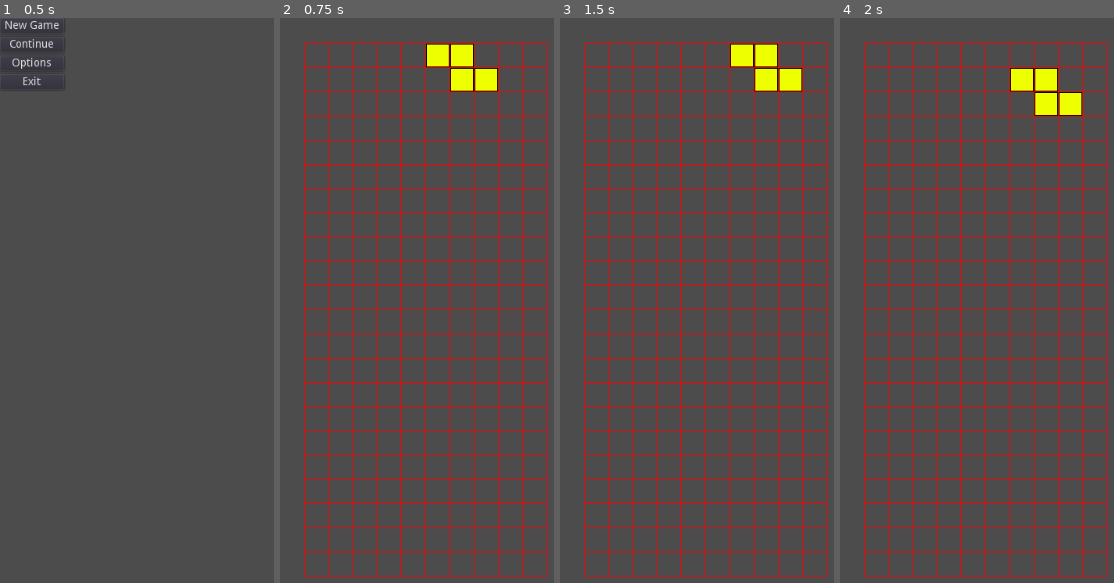
Above: before the commit, frames 1-4 (left to right).
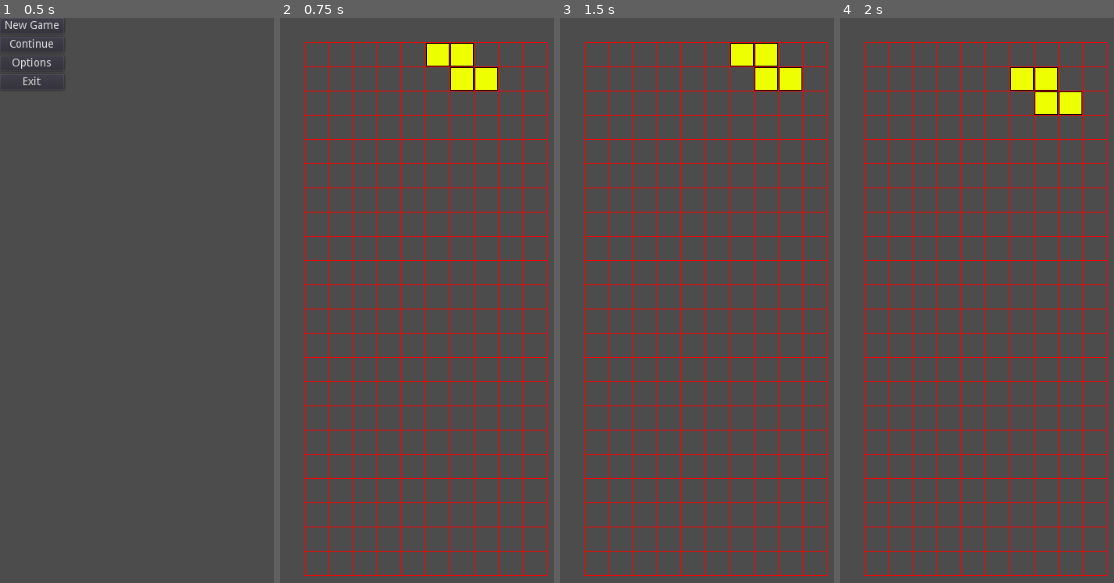
Above: after the commit, the same moments.

Repository: LaffertyDev/Shapes_Collider
Game: Godot game, scene res://main_menu/main_menu.tscn
Two runs of this game, one before a commit and one after it. Both use one fixed random seed, a clock stepped at 60 frames per second and the inputs below.
Inputs:
- Up to frame 1 (0.5 s): no input
- Up to frame 2 (0.75 s): click "New Game" at 0.5 s
- Up to frame 3 (1.5 s): tap Enter at 1.25 s; hold Right (ui_right) from 1.28 s (still down)
- Up to frame 4 (2 s): keep holding Right (ui_right)

Frame 1 is identical in both runs. In frame 2, 7.3% of the frame differs, in the area x 9-98%, y 4-99%; in frame 3, 7.3%; in frame 4, 7.3%.

Commit message:
Fix off-by-one grid calculation and related offsets

Diff:
--- a/shapes_board/grid.gd
+++ b/shapes_board/grid.gd
@@ -7,7 +7,10 @@
 func _draw():
 	for row in range(0, line_rows + 1):
 		# draw horizontal lines
-		draw_line(Vector2(0, row * (block_width + 1)), Vector2((block_width + 1) * line_columns, row * (block_width + 1)), Color(255, 0, 0), 1.0, false)
+		# Y-axis is drawn below the horizon... so it is off by one?
+		draw_line(Vector2(0, row * (block_width + 1)), Vector2((block_width + 1) * line_columns, (row * (block_width + 1)) - 1), Color(255, 0, 0), -1.0, false)
+		#print(row)
+		print(row * (block_width + 1))
 	for col in range(0, line_columns + 1):
 		# draw vertical lines
 		draw_line(Vector2(col * (block_width + 1), 0), Vector2(col * (block_width + 1), line_rows * (block_width + 1)), Color(255, 0, 0), 1.0, false)
--- a/shapes_board/shape.gd
+++ b/shapes_board/shape.gd
@@ -112,7 +112,7 @@
 # Update the entire tetrimino's position relative to the parent
 func set_position_to_grid():
 	# offset relative to grid (so left-most pixel is touching the grid)
-	set_position(Vector2((Board_X * 31) + 15, (Board_Y * 31) + 16))
+	set_position(Vector2((Board_X * 31) + 15, (Board_Y * 31) + 15))
 
 func deactivate():
 	var blocks_global = _get_global_grid_positions(shape_local_grid)
@@ -121,7 +121,7 @@
 		remove_child(child)
 		get_parent().add_child(child)
 		get_node("../..").shapes_grid[block.x][block.y] = child
-		child.set_position(Vector2((block.x * 31) + 15, (block.y * 31) + 16)) # offset because now there is no local offsetting
+		child.set_position(Vector2((block.x * 31) + 15, (block.y * 31) + 15)) # offset because now there is no local offsetting
 
 	queue_free()
 	hide()
--- a/shapes_board/shapes_board.gd
+++ b/shapes_board/shapes_board.gd
@@ -59,7 +59,7 @@
 					shapes_grid[x][y_clear] = shapes_grid[x][y_clear - 1]
 					shapes_grid[x][y_clear - 1] = null
 					if (shapes_grid[x][y_clear] != null):
-						shapes_grid[x][y_clear].set_position(Vector2((x * 31) + 15, (y_clear * 31) + 16))
+						shapes_grid[x][y_clear].set_position(Vector2((x * 31) + 15, (y_clear * 31) + 15))
 
 func spawn_shape():
 	var shape = load("res://shapes_board/Shape.tscn").instance()
